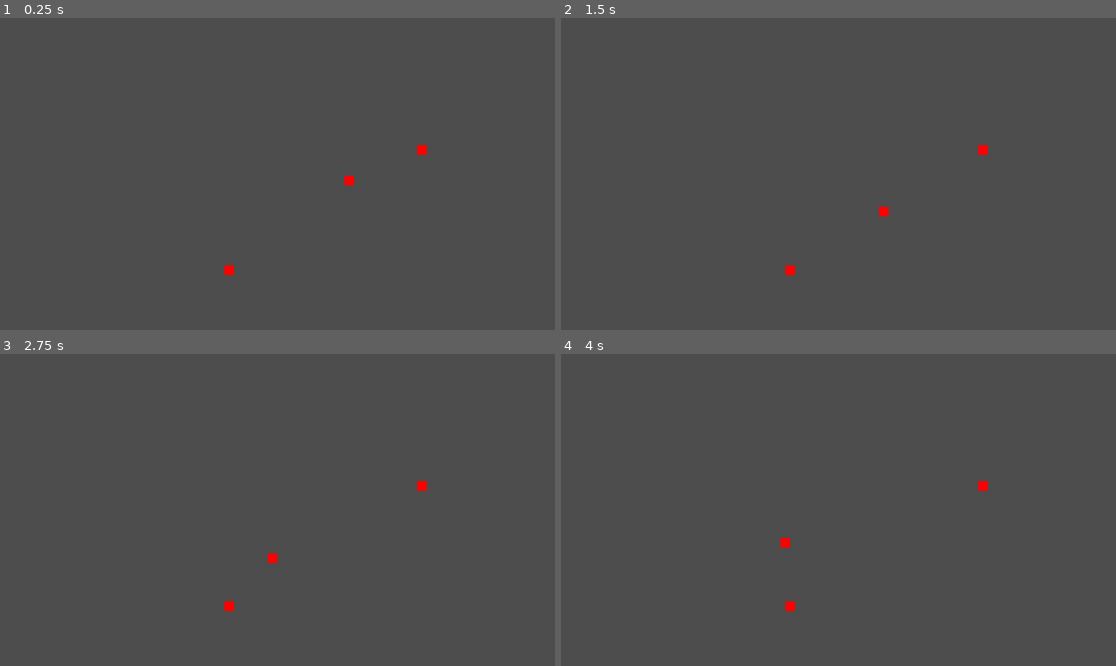
Above: before the commit, frames 1-4 (two rows, left to right).
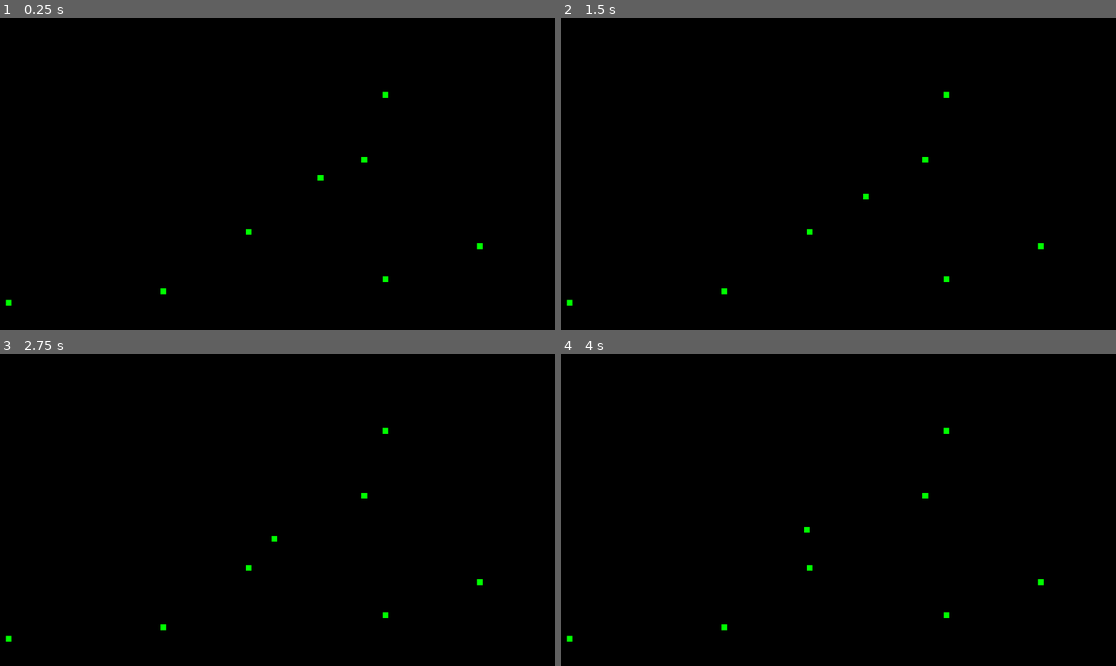
Above: after the commit, the same moments.

Repository: bsibb22/StealthExperiment
Game: Godot game, scene res://test_scene.tscn
Same seed, same stepped clock (60 frames per second), same inputs: the game is played once before the commit and once after it.
Inputs:
- Up to frame 1 (0.25 s): no input
- Up to frame 2 (1.5 s): no input
- Up to frame 3 (2.75 s): no input
- Up to frame 4 (4 s): no input

The runs differ from the first frame. In frame 1, 100% of the frame differs, in the area x 0-100%, y 0-100%; in frame 2, 100%; in frame 3, 100%; in frame 4, 100%.

Commit message:
Added rudimentary guard AI and awareness propagation logic

Diff:
--- /dev/null
+++ b/stealth-test/GuardAI.gd
@@ -0,0 +1,19 @@
+extends Sprite2D
+
+signal player_detected
+
+@export_enum("LO: 6", "MED: 3", "HI: 0") var suspicion: int = 0
+@export var suspicion_impact: float = 0.12
+var perception: float = 0.00
+var alerted: bool = false
+
+func alert() -> void:
+	if randf() < 1.0 - suspicion_impact * suspicion:
+		alerted = true
+		player_detected.emit()
+
+func _process(_delta) -> void:
+	if not alerted:
+		modulate = Color(0.0, 1.0, 0.0, 1.0)
+	else:
+		modulate = Color(1.0, 0.0, 0.0, 1.0)
--- a/stealth-test/Scripts/GuardManager.gd
+++ b/stealth-test/Scripts/GuardManager.gd
@@ -2,27 +2,35 @@
 
 # the maximum distance from which guards can communicate
 # without walkie-talkies
-@export var MAX_PERCEPTION_RANGE = 500
+@export_group("System Constants")
+@export var MAX_PERCEPTION_RANGE: int = 800
+@export var MAX_COMMUNICATION_DISTANCE: int = 400
 
 # this script uses an adjacency matrix implementation due to
 # the potential density of the graph
 var graph = []
-var num_guards : int = 0
+var num_guards: int = 0
 
 func _ready() -> void:
 	# how many guards are present?
 	num_guards = get_child_count()
-	print(num_guards)
 
 	# initialize the adjacency matrix, represented as
 	# a 2D array
 	for i in range(0, num_guards):
 		var a = []
 		a.resize(num_guards)
-		a.fill(0)
+		a.fill(65535)
 		graph.append(a)
 
 	update_graph()
+	connect_guards()
+
+# allows guards to send a signal and update the graph;
+# this happens when any guard detects the player
+func connect_guards() -> void:
+	for i in range(0, num_guards):
+		get_child(i).player_detected.connect(propagate_awareness.bind(i))
 
 # O(n^2) time complexity, with n being the number of guards
 # present in the scene; this method should only be called
@@ -41,11 +49,27 @@
 
 			var guard_b = get_child(j)
 			var guard_dist = global.dist_2d(guard_a, guard_b)
-			if guard_dist > MAX_PERCEPTION_RANGE: continue
+			if guard_dist > MAX_PERCEPTION_RANGE:
+				continue
 
 			graph[i][j] = floor(guard_dist)
+	print_rich(graph)
 
-	print_rich(graph)
+# propagates guard awareness of the player based on the values
+# stored in the graph
+func propagate_awareness(origin: int) -> void:
+	update_graph()
+
+	var guard_a = get_child(origin)
+	for i in range(0, num_guards):
+		if i == origin: continue
+
+		var guard_b = get_child(i)
+
+		if guard_b.alerted: continue
+		if graph[origin][i] > MAX_COMMUNICATION_DISTANCE: continue
+
+		guard_b.alert()
 
 var timer: int = 0
 func _process(_delta: float) -> void:
@@ -54,4 +78,8 @@
 	if timer % 100 == 0:
 		update_graph()
 
+	if timer == 499:
+		get_child(0).alerted = true
+		get_child(0).player_detected.emit()
+
 	timer += 1
--- a/stealth-test/project.godot
+++ b/stealth-test/project.godot
@@ -19,7 +19,13 @@
 
 global="*res://global.gd"
 
+[display]
+
+window/size/viewport_width=1920
+window/size/viewport_height=1080
+
 [rendering]
 
 renderer/rendering_method="gl_compatibility"
 renderer/rendering_method.mobile="gl_compatibility"
+environment/defaults/default_clear_color=Color(0, 0, 0, 1)
--- a/stealth-test/test_scene.tscn
+++ b/stealth-test/test_scene.tscn
@@ -1,7 +1,8 @@
-[gd_scene load_steps=3 format=3 uid="uid://dxkqwumylxfvq"]
+[gd_scene load_steps=4 format=3 uid="uid://dxkqwumylxfvq"]
 
 [ext_resource type="Script" path="res://Scripts/GuardManager.gd" id="1_ijm71"]
 [ext_resource type="Texture2D" uid="uid://ctuxnubbyogvc" path="res://square.png" id="2_pmjtg"]
+[ext_resource type="Script" path="res://GuardAI.gd" id="3_ab5it"]
 
 [node name="Node2D" type="Node2D"]
 
@@ -12,17 +13,56 @@
 modulate = Color(1, 0, 0, 1)
 scale = Vector2(20, 20)
 texture = ExtResource("2_pmjtg")
+script = ExtResource("3_ab5it")
 
 [node name="Guard2" type="Sprite2D" parent="GuardGraph"]
 modulate = Color(1, 0, 0, 1)
 position = Vector2(300, -50)
 scale = Vector2(20, 20)
 texture = ExtResource("2_pmjtg")
+script = ExtResource("3_ab5it")
+suspicion = 6
 
 [node name="Guard3" type="Sprite2D" parent="GuardGraph"]
 modulate = Color(1, 0, 0, 1)
 position = Vector2(-100, 200)
 scale = Vector2(20, 20)
 texture = ExtResource("2_pmjtg")
+script = ExtResource("3_ab5it")
+
+[node name="Guard4" type="Sprite2D" parent="GuardGraph"]
+modulate = Color(1, 0, 0, 1)
+position = Vector2(700, 250)
+scale = Vector2(20, 20)
+texture = ExtResource("2_pmjtg")
+script = ExtResource("3_ab5it")
+
+[node name="Guard5" type="Sprite2D" parent="GuardGraph"]
+modulate = Color(1, 0, 0, 1)
+position = Vector2(374, 364)
+scale = Vector2(20, 20)
+texture = ExtResource("2_pmjtg")
+script = ExtResource("3_ab5it")
+
+[node name="Guard6" type="Sprite2D" parent="GuardGraph"]
+modulate = Color(1, 0, 0, 1)
+position = Vector2(373, -274)
+scale = Vector2(20, 20)
+texture = ExtResource("2_pmjtg")
+script = ExtResource("3_ab5it")
+
+[node name="Guard7" type="Sprite2D" parent="GuardGraph"]
+modulate = Color(1, 0, 0, 1)
+position = Vector2(-395, 406)
+scale = Vector2(20, 20)
+texture = ExtResource("2_pmjtg")
+script = ExtResource("3_ab5it")
+
+[node name="Guard8" type="Sprite2D" parent="GuardGraph"]
+modulate = Color(1, 0, 0, 1)
+position = Vector2(-930, 446)
+scale = Vector2(20, 20)
+texture = ExtResource("2_pmjtg")
+script = ExtResource("3_ab5it")
 
 [node name="Camera2D" type="Camera2D" parent="."]
